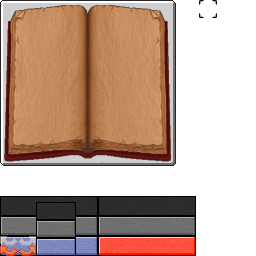
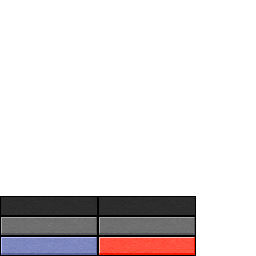
Two versions of the same layered image (256x256). Layer-by-layer changes:
hid "InterfaceAbilties" over 0, 0, 217, 256
